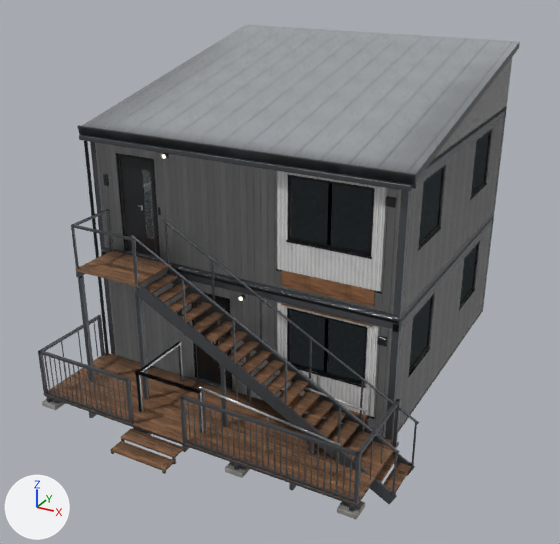
Before and after pictures for a commit that changed the glTF model glb/Duplex20_Production.glb.
Camera for both pictures: a camera (50 mm lens) standing at (7.16, -14.37, 8.78) and looking at (0.04, -1.41, 2.3). Arrows for +X, +Y and +Z are at lower left; the lights stay in place. The picture after the commit comes second. Where no turn or scale is listed for an object, it has been applied to the vertices. Vertices at exactly the same position are counted once.

Names of what the first picture shows: 'AccessibilityRetirement', 'EntryDoor', 'ExteriorPanelsPremium', 'RoofSlopingUpgrade', 'TerraceDeck', 'TopFrame', 'WindowsLargeUpgrade', 'WindowsStandard' and 4 more.
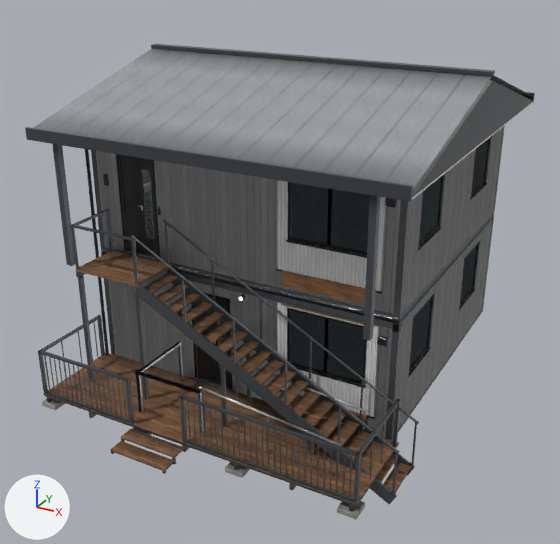
Pixel boxes [x1, y1, x2, y2] of what changed, in the pictures (560 x 544 px):
'RoofSlopingUpgrade', reshaped (15% wider)
    before: [77, 25, 520, 355]
    after: [25, 44, 535, 355]
part 1 of me_roofslopingupgrade_mesh, rebuilt
    before: [80, 25, 520, 184]
    after: [411, 80, 533, 200]
part 2 of me_roofslopingupgrade_mesh, rebuilt
    before: [427, 58, 512, 168]
    after: [33, 48, 533, 189]
part 3 of me_roofslopingupgrade_mesh, added (mostly hidden)
    after: [524, 92, 535, 103]
part 4 of me_roofslopingupgrade_mesh, added
    after: [25, 127, 413, 202]
part 5 of me_roofslopingupgrade_mesh, added
    after: [151, 44, 495, 76]
part 6 of me_roofslopingupgrade_mesh, added
    after: [52, 144, 75, 266]
part 7 of me_roofslopingupgrade_mesh, added
    after: [363, 195, 380, 341]
part 8 of me_roofslopingupgrade_mesh, deleted
    before: [79, 135, 413, 191]
part 9 of me_roofslopingupgrade_mesh, deleted
    before: [77, 125, 416, 189]

The change, as a diff of the scene's bpy script:
```diff
--- a/glb/Duplex20_Production.glb.py
+++ b/glb/Duplex20_Production.glb.py
@@ me_roofslopingupgrade_mesh @@
 # used by ob_roofslopingupgrade; location = (0.0, 0.0, 0.0)
-me_roofslopingupgrade_mesh.from_pydata(...)  # 1130 vertices, 2020 faces; spans x -3.42..3.42, y -3.28..3.08, z 0.02..6.63
-me_roofslopingupgrade_mesh.materials.append(mat_materialexteriorstandard)
+me_roofslopingupgrade_mesh.from_pydata(...)  # 1170 vertices, 2250 faces; spans x -3.72..3.72, y -4.26..3.66, z 0.02..6.51
+# me_roofslopingupgrade_mesh part 1: the loose piece of 544 vertices spanning x -3.39..3.39, y -3.23..3.06, z 5.18..6.63 is rebuilt with 752 vertices and now spans x -3.72..3.72, y -4.23..3.63, z 5.27..6.35
+# me_roofslopingupgrade_mesh part 2: the loose piece of 308 vertices spanning x -3.27..3.27, y -3.08..3.08, z 5.18..6.49 is rebuilt with 72 vertices and now spans x -3.72..3.72, y -4.23..3.63, z 5.4..6.45, in mat_materialroofsloping
+# me_roofslopingupgrade_mesh part 3: a new loose piece of 72 vertices spanning x -3.72..3.72, y 3.6..3.66, z 5.26..5.48, in mat_materialdetailfascia
+# me_roofslopingupgrade_mesh part 4: a new loose piece of 72 vertices spanning x -3.72..3.72, y -4.26..-4.2, z 5.26..5.48, in mat_materialdetailfascia
+# me_roofslopingupgrade_mesh part 5: a new loose piece of 72 vertices spanning x -3.72..3.72, y -0.4..-0.2, z 6.44..6.51, in mat_materialdetailfascia
+# me_roofslopingupgrade_mesh part 6: a new loose piece of 28 vertices spanning x -3.18..-3.06, y -4.17..-4.05, z 2.83..5.3, in mat_materialframesteel
+# me_roofslopingupgrade_mesh part 7: a new loose piece of 28 vertices spanning x 3.06..3.18, y -4.17..-4.05, z 2.83..5.3, in mat_materialframesteel
+# me_roofslopingupgrade_mesh part 8: the loose piece of 136 vertices spanning x -3.37..3.37, y -3.28..-3.18, z 5.08..5.17 is deleted
+# me_roofslopingupgrade_mesh part 9: the loose piece of 68 vertices spanning x -3.42..3.42, y -3.23..-3.15, z 5.11..5.35 is deleted
 me_roofslopingupgrade_mesh.materials.append(mat_materialdetailfascia)
 me_roofslopingupgrade_mesh.materials.append(mat_materialroofsloping)
+me_roofslopingupgrade_mesh.materials.append(mat_materialinteriortrim)
+me_roofslopingupgrade_mesh.materials.append(mat_materialframesteel)
```
